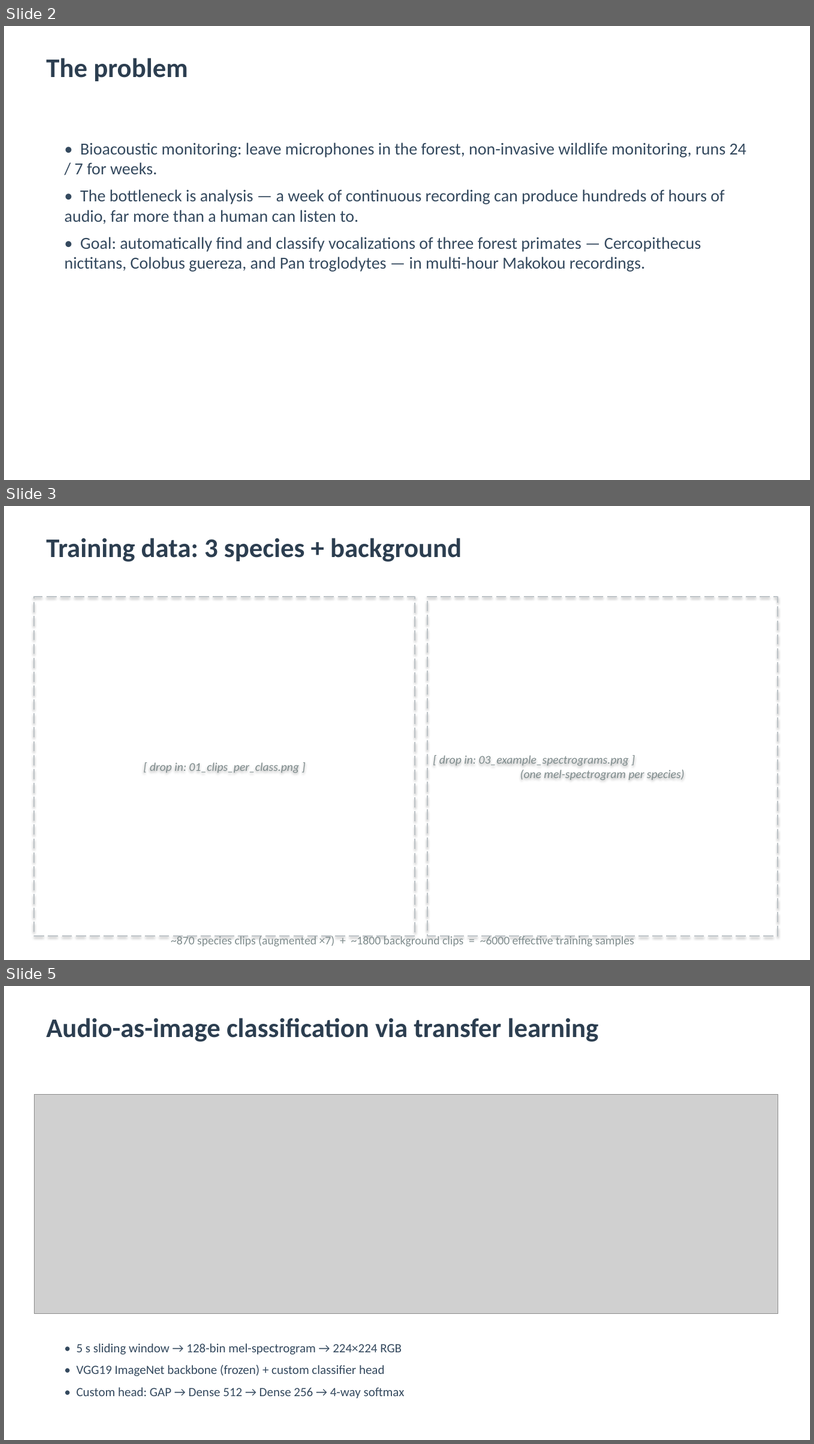
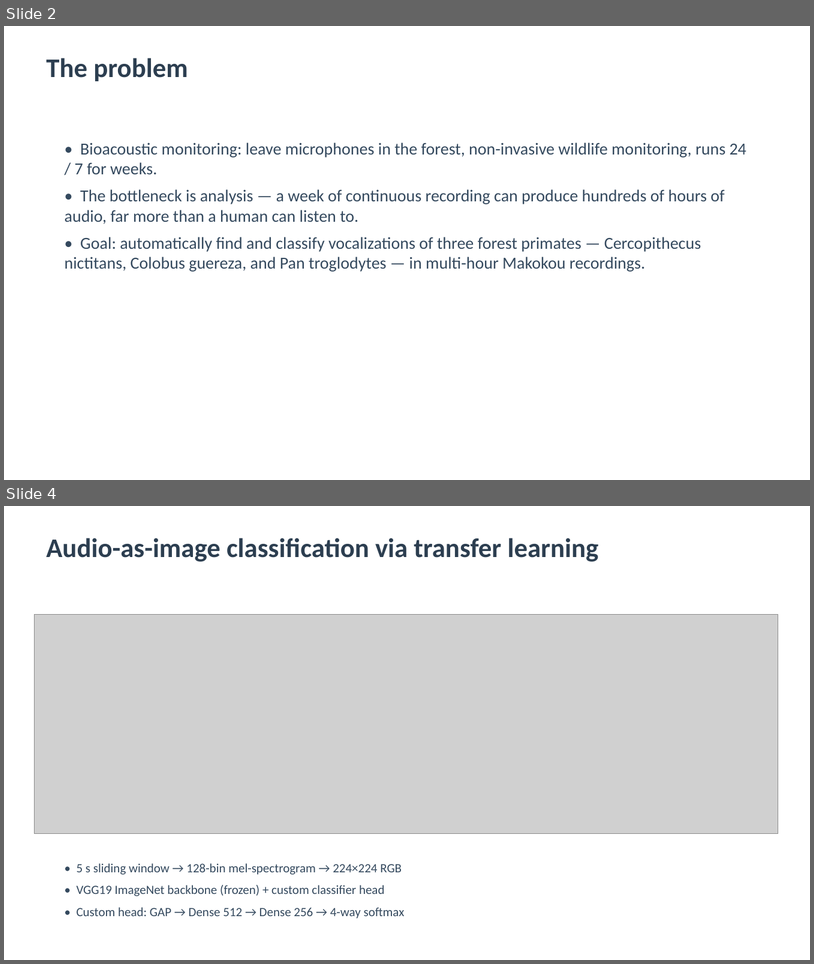
Before and after one commit to Mo119m/primates-sound-detection, a slide deck: presentation_notebooks/primate_detection_presentation.pptx. Shown one above the other, each under a label of ours: slides 2, 3 and 5 before the commit, slides 2 and 4 after it; the slides between them are not shown. The pictures are 814x1444 and 814x964 pixels, drawn with LibreOffice and Linux fonts; fonts in the diff are those of the drawing; grey boxes stand for pictures. Boxes give left, top, right and bottom in pixels: in the first picture for what was removed or moved away, otherwise in the second. Text is boxed around its words. In the diff, an @@ line names an element or a change of style, - is before the commit and + after.

```diff
--- a/presentation_notebooks/primate_detection_presentation.pptx
+++ b/presentation_notebooks/primate_detection_presentation.pptx
@@ slide 3 removed at (4, 506, 810, 960), background #FFFFFF @@
@@ text removed at (46, 538, 462, 562) @@
-Training data: 3 species + background
@@ rectangle removed at (34, 597, 416, 936) @@
-[ drop in: 01_clips_per_class.png ]
@@ rectangle removed at (428, 597, 779, 936) @@
-[ drop in: 03_example_spectrograms.png ]
-(one mel-spectrogram per species)
@@ text removed at (171, 934, 635, 946) @@
-~870 species clips (augmented ×7) + ~1800 background clips = ~6000 effective training samples
@@ what was slide 5 is now slide 4 @@
```
Also in this commit, not shown: 1 slide added, 1 other slide removed, 3 other files.
